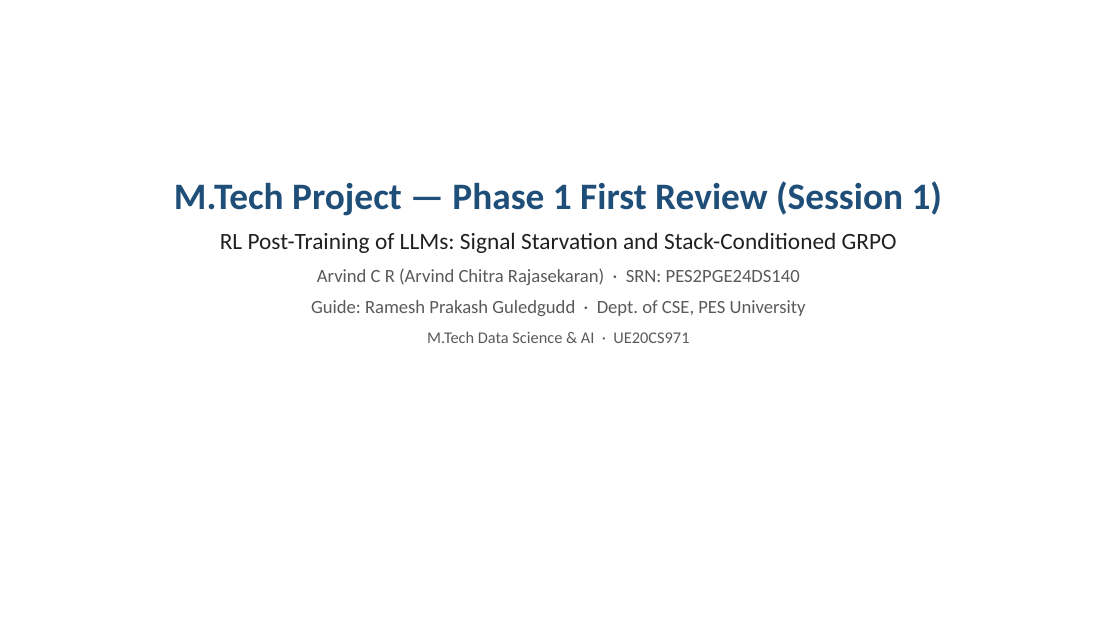
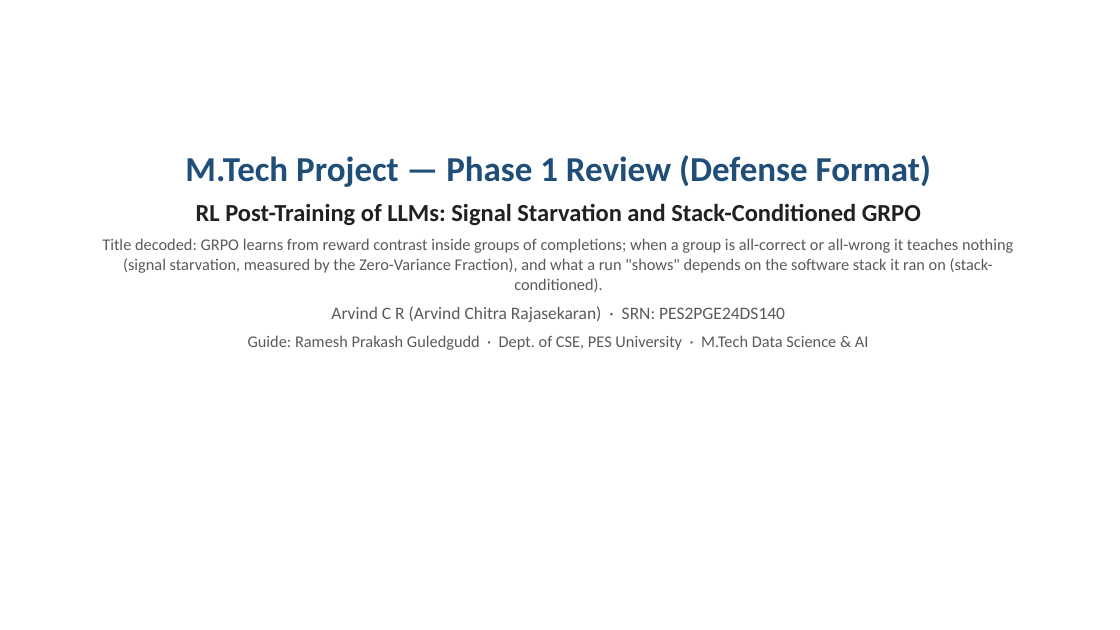
Before and after one commit to arvindcr4/tinker-rl-lab, a slide deck: slide 1 of outputs/PESU_MTech_Phase1_Session1_Review_ArvindCR.pptx. Drawn at 1120x630 pixels with LibreOffice and Linux fonts; fonts in the diff are those of the drawing. Boxes give left, top, right and bottom in pixels: in the first picture for what was removed or moved away, otherwise in the second. Text is boxed around its words. In the diff, an @@ line names an element or a change of style, - is before the commit and + after.

```diff
--- a/outputs/PESU_MTech_Phase1_Session1_Review_ArvindCR.pptx
+++ b/outputs/PESU_MTech_Phase1_Session1_Review_ArvindCR.pptx
@@ text "M.Tech Project — Phase 1 ...": place and size @@
-text "M.Tech Project — Phase 1 ..." at [174,181,943,343]
+text "M.Tech Project — Phase 1 ..." at [102,155,1013,350]
@@ text at [185,155,931,187]: text changed; size 32 to 30 pt @@
-M.Tech Project — Phase 1 First Review (Session 1)
+M.Tech Project — Phase 1 Review (Defense Format)
@@ text at [196,203,921,322]: size 20 to 21 pt, bold on in "RL Post-Training of LLMs: Signal Starvation and ..."; size 16 to 15 pt in "Arvind C R (Arvind Chitra Rajasekaran) · ..."; less space between paragraphs @@
@@ text at [102,238,1013,292]: paragraph added @@
+Title decoded: GRPO learns from reward contrast inside groups of completions; when a group is all-correct or all-wrong it teaches nothing (signal starvation, measured by the Zero-Variance Fraction), and what a run "shows" depends on the software stack it ran on (stack-conditioned).
@@ text at [248,335,869,350]: text changed; size 16 to 14 pt @@
-Guide: Ramesh Prakash Guledgudd · Dept. of CSE, PES University
-M.Tech Data Science & AI · UE20CS971
+Guide: Ramesh Prakash Guledgudd · Dept. of CSE, PES University · M.Tech Data Science & AI
```
Also in this commit, not shown: 2 other slides changed, 12 slides added, 10 slides removed, 1 other file.
